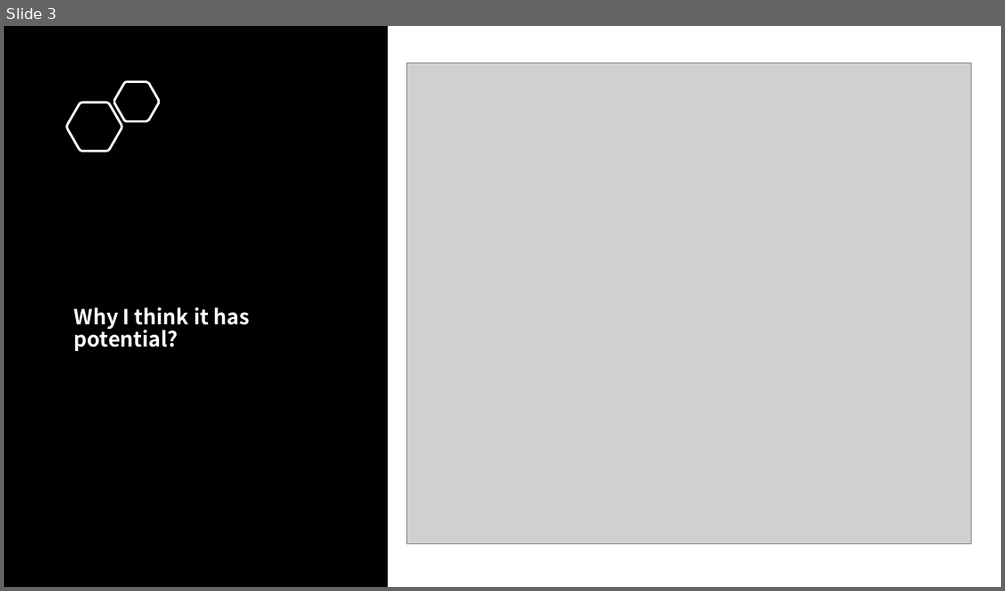
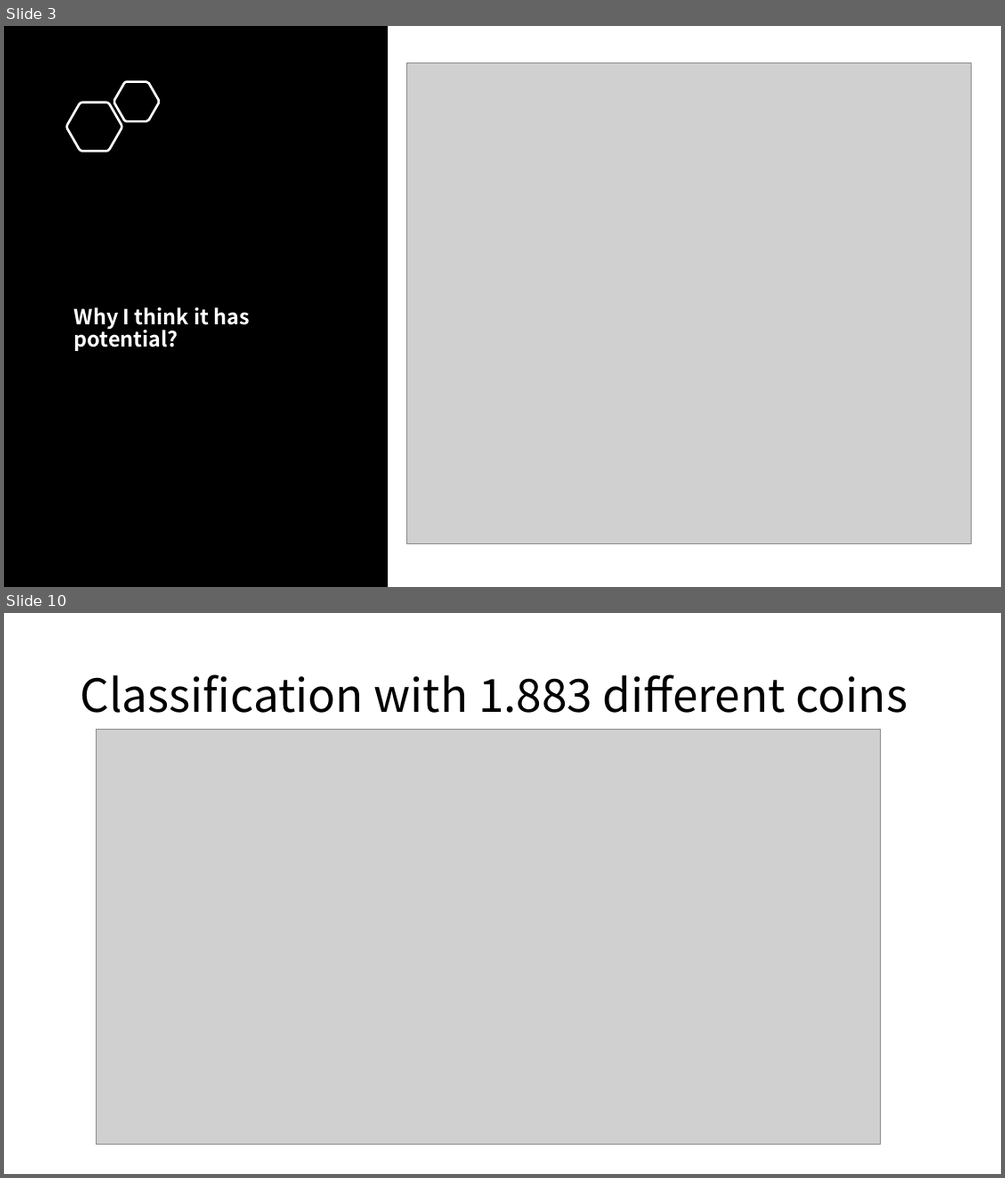
Before and after one commit to Shinan-tech/Final-Project_portfolio-optimization, a slide deck: Final Project_portfolio optimisation.pptx. Shown one above the other, each under a label of ours: slide 3 before the commit, slides 3 and 10 after it; the slides between them are not shown. The pictures are 1005x591 and 1005x1178 pixels, drawn with LibreOffice and Linux fonts; fonts in the diff are those of the drawing; grey boxes stand for pictures. Boxes give left, top, right and bottom in pixels: in the first picture for what was removed or moved away, otherwise in the second. Text is boxed around its words. In the diff, an @@ line names an element or a change of style, - is before the commit and + after.

```diff
--- a/Final Project_portfolio optimisation.pptx
+++ b/Final Project_portfolio optimisation.pptx
@@ slide 10 added at (4, 613, 1001, 1174), background #FFFFFF @@
@@ title added at (80, 674, 907, 713), 44 pt, text #000000 @@
+Classification with 1.883 different coins
@@ picture added at (96, 729, 881, 1144) @@
```
Also in this commit, not shown: 1 slide changed, 5 other slides added, 3 other files.
